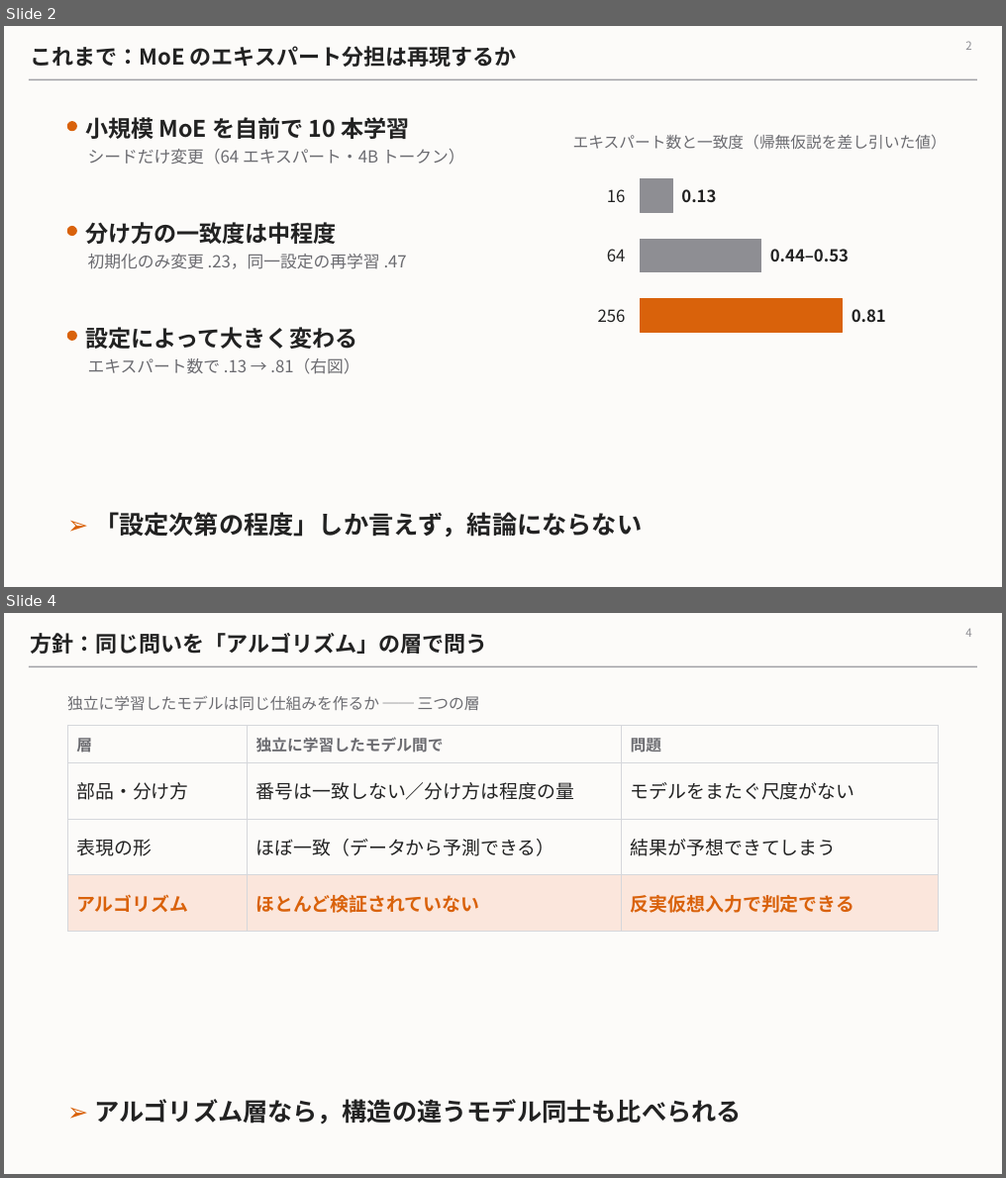
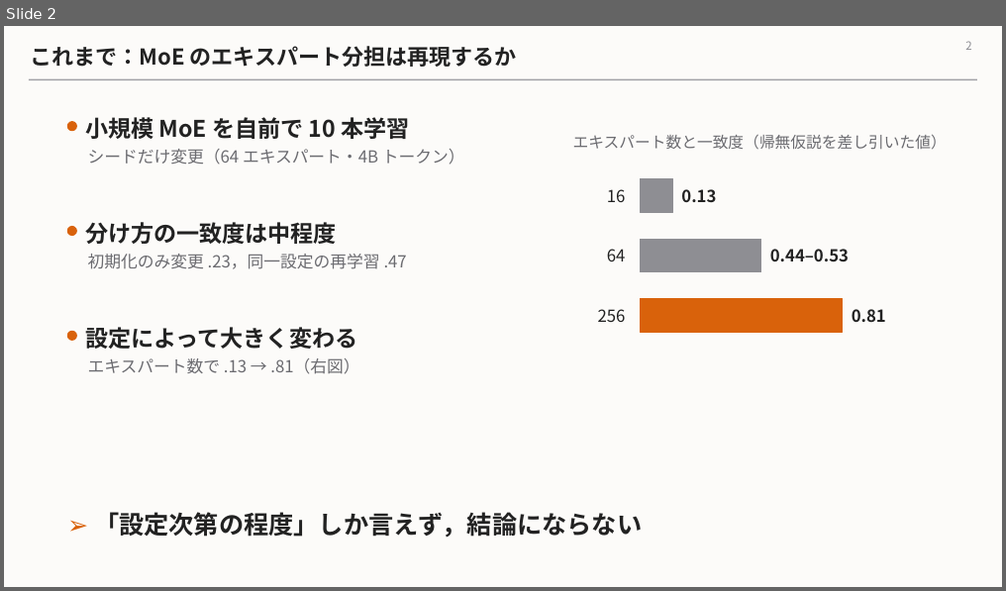
Before and after one commit to Nhckdvrl/ssn-group-papaer, a slide deck: workbench/mechanism-population-dynamics/zemi_2026-11.pptx. Shown one above the other, each under a label of ours: slides 2 and 4 before the commit, slide 2 after it; the slides between them are not shown. The pictures are 1006x1178 and 1006x591 pixels, drawn with LibreOffice and Linux fonts; fonts in the diff are those of the drawing. Boxes give left, top, right and bottom in pixels: in the first picture for what was removed or moved away, otherwise in the second. Text is boxed around its words. In the diff, an @@ line names an element or a change of style, - is before the commit and + after.

```diff
--- a/workbench/mechanism-population-dynamics/zemi_2026-11.pptx
+++ b/workbench/mechanism-population-dynamics/zemi_2026-11.pptx
@@ slide 4 removed at box(4, 613, 1002, 1174), background #FCFBF9; not listed: 1 template element that a slide beside it also shows @@
@@ title removed at box(30, 633, 487, 654) @@
-方針：同じ問いを「アルゴリズム」の層で問う
@@ page number removed at box(965, 628, 971, 637) @@
-4
@@ text removed at box(67, 696, 480, 711) @@
-独立に学習したモデルは同じ仕組みを作るか ── 三つの層
@@ table removed at box(67, 725, 939, 917), 4 rows, 3 columns @@
-層 | 独立に学習したモデル間で | 問題
-部品・分け方 | 番号は一致しない／分け方は程度の量 | モデルをまたぐ尺度がない
-表現の形 | ほぼ一致（データから予測できる） | 結果が予想できてしまう
-アルゴリズム | ほとんど検証されていない | 反実仮想入力で判定できる
@@ text removed at box(94, 1099, 742, 1125) @@
-➢ アルゴリズム層なら，構造の違うモデル同士も比べられる
```
Also in this commit, not shown: 1 slide changed, 7 slides added, 5 other slides removed.
